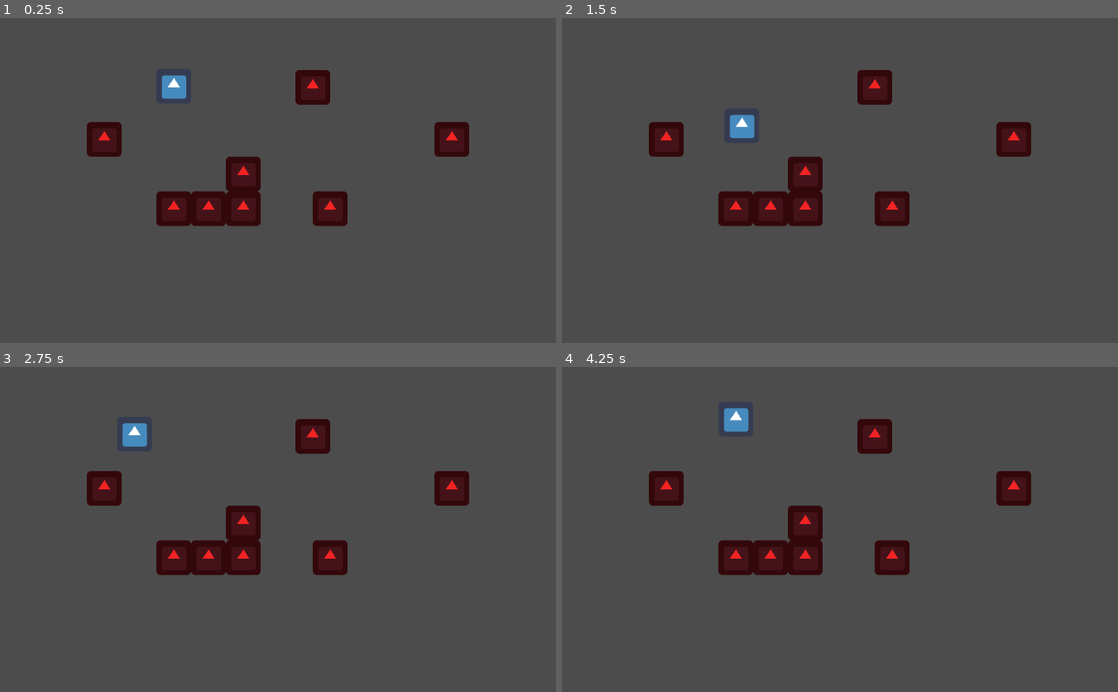
Above: before the commit, frames 1-4 (two rows, left to right).
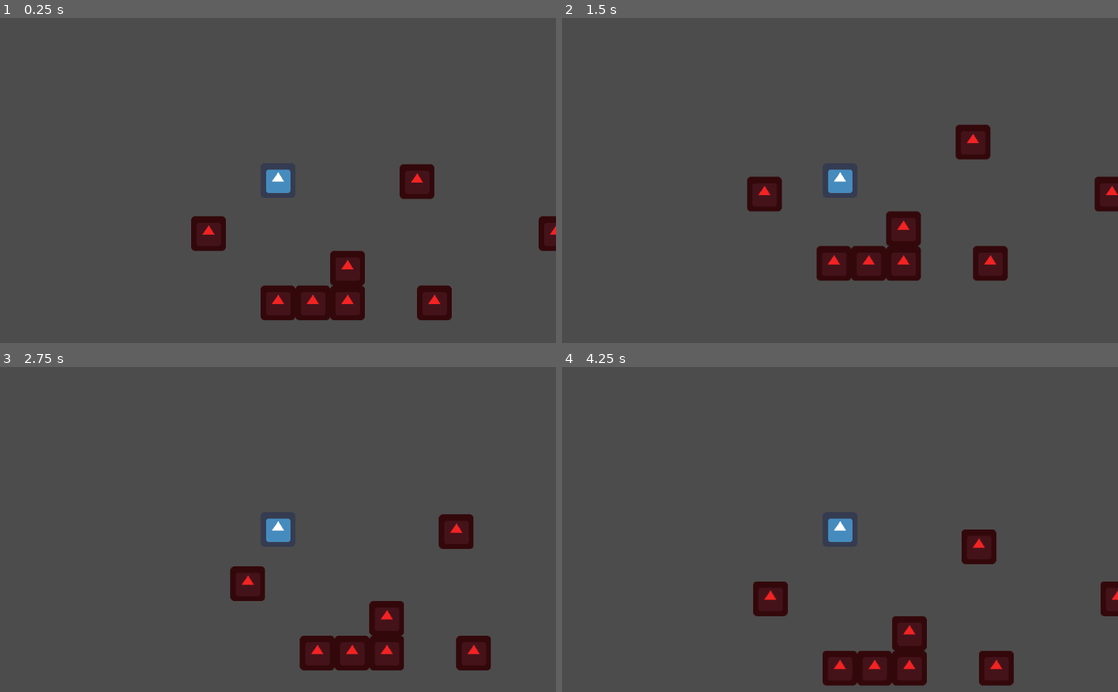
Above: after the commit, the same moments.

Repository: aleksanderkatan/guwno
Game: Godot game, scene res://World.tscn
Same seed, same stepped clock (60 frames per second), same inputs: the game is played once before the commit and once after it. The engine's default icon, where the game draws it, is replaced by a stand-in: a white triangle on a blue panel in a dark square.
Inputs:
- Up to frame 1 (0.25 s): no input
- Up to frame 2 (1.5 s): tap Enter at 0.5 s; hold U 0.53-1.28 s; hold D from 0.53 s (still down); tap Space at 1.25 s; tap U at 1.35 s
- Up to frame 3 (2.75 s): release D at 2.03 s; hold A from 2.03 s (still down); hold U from 2.03 s (still down)
- Up to frame 4 (4.25 s): release A at 2.78 s; release U at 2.78 s; hold D from 2.78 s (still down); tap U at 2.85 s; hold U from 3.53 s (still down); tap Escape at 4.15 s

The runs differ from the first frame. In frame 1, 11% of the frame differs, in the area x 15-100%, y 16-93%; in frame 2, 10%; in frame 3, 10%; in frame 4, 11%, in the area x 15-100%, y 12-99%.

Commit message:
camera follows player, reset after falling

Diff:
--- /dev/null
+++ b/Camera_Follow_Player.gd
@@ -0,0 +1,17 @@
+extends Camera2D
+
+
+var player_pos
+
+
+func _ready():
+	player_pos = get_node("../Player").get_position()
+	self.position = player_pos
+	pass
+
+
+func _process(delta):
+	if player_pos.y < 500.0:
+		player_pos = get_node("../Player").get_position()
+		self.position = player_pos
+	pass
--- a/Player.gd
+++ b/Player.gd
@@ -16,7 +16,7 @@
 var wall_jump_buffer = 0
 
 func _process(delta):
-	if Input.is_key_pressed(KEY_ESCAPE):
+	if Input.is_key_pressed(KEY_ESCAPE) or fallen():
 		get_tree().reload_current_scene()
 	jump_buffer = jump_buffer - 1
 	wall_jump_buffer = wall_jump_buffer - 1
@@ -87,3 +87,8 @@
 		motion.x -= FRICTION
 	else:
 		motion.x = 0
+
+func fallen():
+	if self.get_position().y > 1000.0:
+		return true
+	return false
--- a/World.tscn
+++ b/World.tscn
@@ -1,7 +1,8 @@
-[gd_scene load_steps=5 format=2]
+[gd_scene load_steps=6 format=2]
 
 [ext_resource path="res://icon.png" type="Texture" id=1]
 [ext_resource path="res://Player.gd" type="Script" id=2]
+[ext_resource path="res://Camera_Follow_Player.gd" type="Script" id=3]
 
 [sub_resource type="RectangleShape2D" id=1]
 extents = Vector2( 30, 30 )
@@ -23,6 +24,10 @@
 
 [node name="CollisionShape2D" type="CollisionShape2D" parent="Player"]
 shape = SubResource( 1 )
+
+[node name="Camera2D" type="Camera2D" parent="."]
+current = true
+script = ExtResource( 3 )
 
 [node name="Walls" type="Node" parent="."]
 
